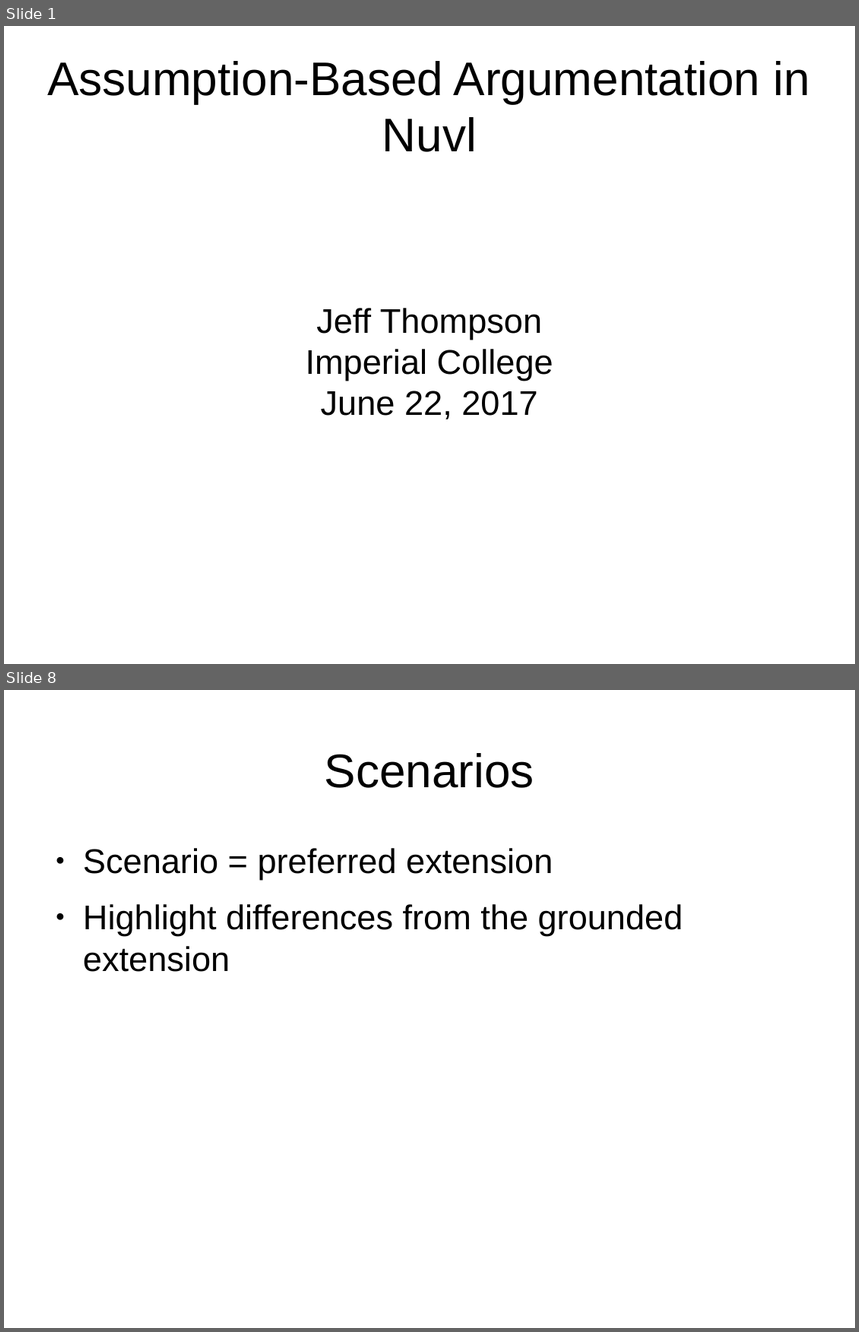
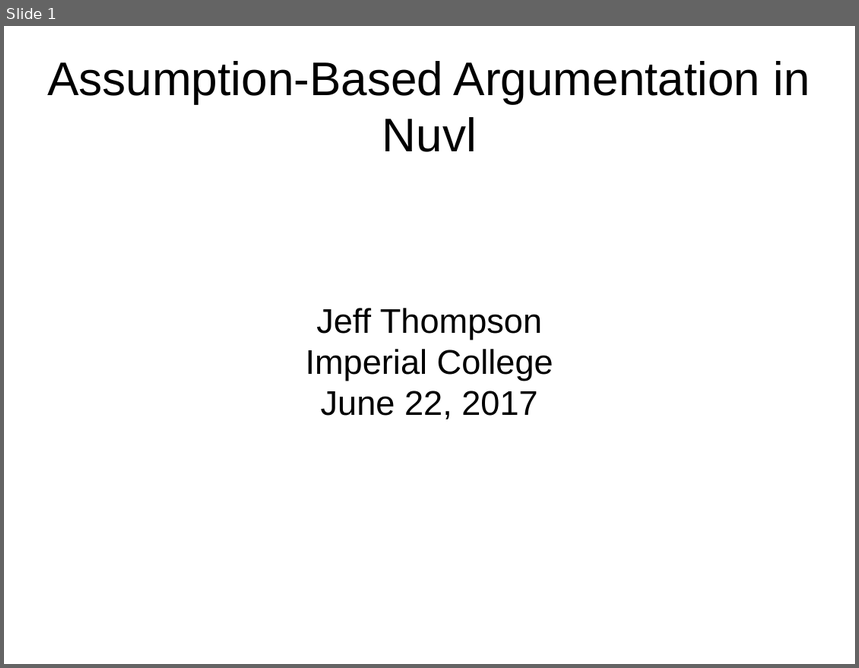
Before and after one commit to jefft0/nuvlworld, a slide deck: doc/Argumentation in Nuvl.odp. Shown one above the other, each under a label of ours: slides 1 and 8 before the commit, slide 1 after it; the slides between them are not shown. The pictures are 859x1332 and 859x668 pixels, drawn with LibreOffice and Linux fonts; fonts in the diff are those of the drawing. Boxes give left, top, right and bottom in pixels: in the first picture for what was removed or moved away, otherwise in the second. Text is boxed around its words. In the diff, an @@ line names an element or a change of style, - is before the commit and + after.

```diff
--- a/doc/Argumentation in Nuvl.odp
+++ b/doc/Argumentation in Nuvl.odp
@@ slide 8 removed at box(4, 690, 855, 1328), background #FFFFFF @@
@@ title removed at box(325, 753, 534, 788) @@
-Scenarios
@@ text removed at box(83, 848, 683, 972) @@
-● Scenario = preferred extension
-● Highlight differences from the grounded extension
```
Also in this commit, not shown: 3 slides changed, 8 slides added, 3 other slides removed.
